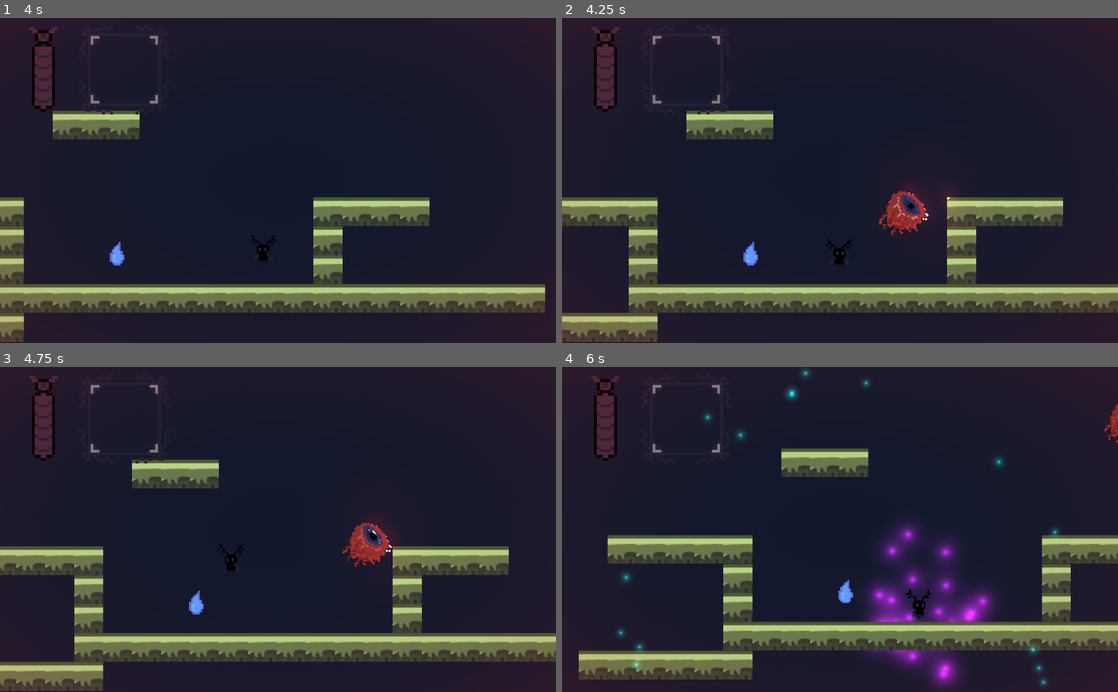
Above: before the commit, frames 1-4 (two rows, left to right).
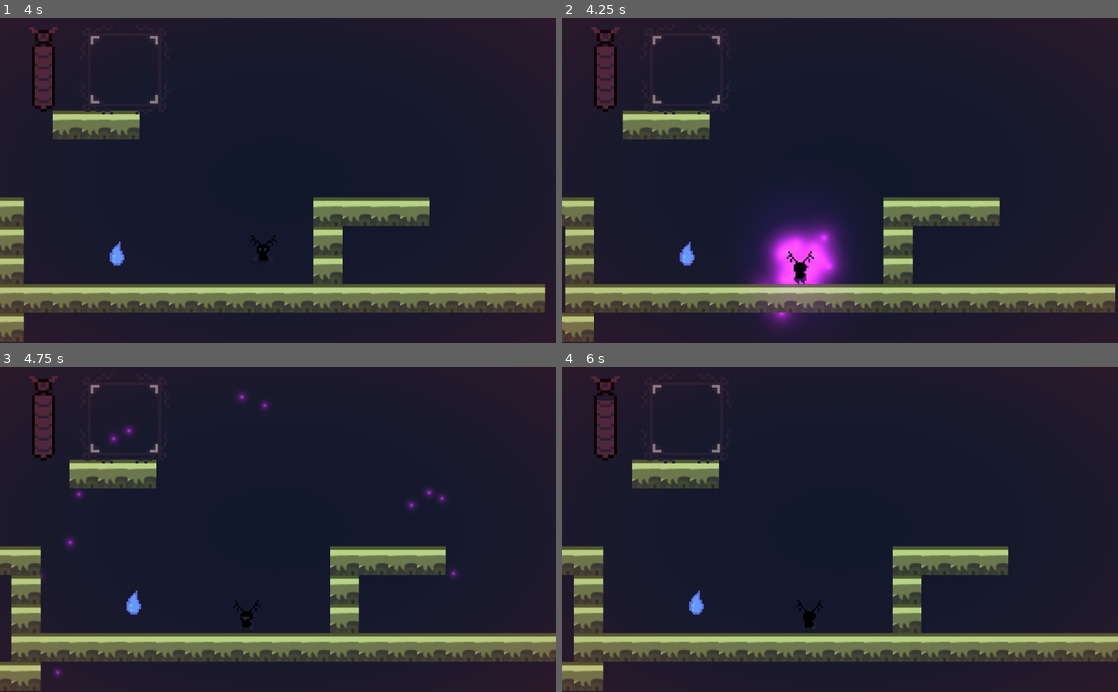
Above: after the commit, the same moments.

Repository: RPI-GameJamTeam/GodotProject
Game: Godot game, scene res://Scenes/MainScene.tscn
Same seed, same stepped clock (60 frames per second), same inputs: the game is played once before the commit and once after it.
Inputs:
- Up to frame 1 (4 s): hold D (right) 0.53-1.28 s; tap Shift (dash) every 0.75 s from 0.6 to 3.6 s; tap Space (jump) at 0.77, 1.52, 3.02, 3.77 s; hold S (down) 1.28-2.03 s; hold D (right) 2.03-2.78 s; hold W (up) 2.78-3.53 s; hold A (left) from 3.53 s (still down)
- Up to frame 2 (4.25 s): keep holding A (left); tap R (restart) at 4.15 s
- Up to frame 3 (4.75 s): keep holding A (left); tap Shift (dash) at 4.35 s; tap Space (jump) at 4.52 s
- Up to frame 4 (6 s): release A (left) at 5.03 s; hold S (down) 5.03-5.78 s; tap Shift (dash) at 5.1, 5.85 s; hold D (right) from 5.78 s (still down)

Frame 1 is identical in both runs. In frame 2, 17% of the frame differs, in the area x 0-100%, y 7-100%; in frame 3, 13%; in frame 4, 29%, in the area x 0-100%, y 0-100%.

Commit message:
Integrate death animation

Diff:
--- a/Game Jam/Scenes/Player.tscn
+++ b/Game Jam/Scenes/Player.tscn
@@ -85,7 +85,8 @@
 texture = ExtResource( 4 )
 
 [node name="AnimatedSprite" parent="." instance=ExtResource( 1 )]
-frame = 2
+animation = "death"
+frame = 0
 
 [node name="StateMachine" type="Node2D" parent="."]
 script = ExtResource( 5 )
--- a/Game Jam/Scripts/HUD.gd
+++ b/Game Jam/Scripts/HUD.gd
@@ -34,7 +34,6 @@
 	yield(t, "timeout")
 	t.queue_free()
 	decreaseHP(health_reduction)
-	print(health)
 	healthDecay()
 
 func onElementChanged(value):
--- a/Game Jam/Scripts/temp_player.gd
+++ b/Game Jam/Scripts/temp_player.gd
@@ -14,6 +14,7 @@
 
 var input = Vector2()
 var spawnPos = Vector2()
+var dead = false
 
 func _ready():
 	spawnPos = position
@@ -55,7 +56,6 @@
 
 func set_state(s):
 	state = s
-	print(state)
 
 	emit_signal("ElementTransition", s)
 
@@ -78,6 +78,9 @@
 			get_node("StateMachine/Earth").is_active = true
 
 func get_input():
+	if dead:
+		return null
+
 	if state != ElementState.FIRE:
 		input = Vector2()
 
@@ -94,4 +97,15 @@
 		input = input.normalized()
 
 func die():
+	if dead:
+		return null
+	dead = true
+	set_state(0)
+	get_node("StateMachine/Particle").is_active = false
+	input = Vector2(0, 0)
+	$AnimatedSprite.connect("finished", self, "resetGame")
+	$AnimatedSprite.play("death")
+	$Particles2D.restart()
+
+func resetGame():
 	get_tree().reload_current_scene()
--- a/Game Jam/TEMP/PlayerAnim.tscn
+++ b/Game Jam/TEMP/PlayerAnim.tscn
@@ -1,101 +1,286 @@
-[gd_scene load_steps=20 format=2]
+[gd_scene load_steps=63 format=2]
 
 [ext_resource path="res://Asset/Character-Sheet.png" type="Texture" id=1]
+[ext_resource path="res://Asset/DifferenteForm/water_form.png" type="Texture" id=2]
+[ext_resource path="res://Asset/DifferenteForm/earth_form.png" type="Texture" id=3]
+[ext_resource path="res://Asset/DifferenteForm/fire_form.png" type="Texture" id=4]
+[ext_resource path="res://Asset/DifferenteForm/air_form-Sheet.png" type="Texture" id=5]
 
 [sub_resource type="AtlasTexture" id=1]
 atlas = ExtResource( 1 )
+region = Rect2( 0, 0, 32, 32 )
+
+[sub_resource type="AtlasTexture" id=2]
+atlas = ExtResource( 1 )
+region = Rect2( 32, 0, 32, 32 )
+
+[sub_resource type="AtlasTexture" id=3]
+atlas = ExtResource( 1 )
+region = Rect2( 64, 0, 32, 32 )
+
+[sub_resource type="AtlasTexture" id=4]
+atlas = ExtResource( 1 )
+region = Rect2( 96, 0, 32, 32 )
+
+[sub_resource type="AtlasTexture" id=5]
+atlas = ExtResource( 1 )
+region = Rect2( 128, 0, 32, 32 )
+
+[sub_resource type="AtlasTexture" id=50]
+atlas = ExtResource( 1 )
+region = Rect2( 64, 96, 32, 32 )
+
+[sub_resource type="AtlasTexture" id=51]
+atlas = ExtResource( 1 )
+region = Rect2( 96, 96, 32, 32 )
+
+[sub_resource type="AtlasTexture" id=52]
+atlas = ExtResource( 1 )
+region = Rect2( 128, 96, 32, 32 )
+
+[sub_resource type="AtlasTexture" id=53]
+atlas = ExtResource( 1 )
+region = Rect2( 0, 128, 32, 32 )
+
+[sub_resource type="AtlasTexture" id=54]
+atlas = ExtResource( 1 )
+region = Rect2( 32, 128, 32, 32 )
+
+[sub_resource type="AtlasTexture" id=55]
+atlas = ExtResource( 1 )
+region = Rect2( 64, 128, 32, 32 )
+
+[sub_resource type="AtlasTexture" id=56]
+atlas = ExtResource( 1 )
+region = Rect2( 96, 128, 32, 32 )
+
+[sub_resource type="AtlasTexture" id=57]
+atlas = ExtResource( 1 )
+region = Rect2( 128, 128, 32, 32 )
+
+[sub_resource type="AtlasTexture" id=38]
+atlas = ExtResource( 5 )
+region = Rect2( 0, 0, 32, 32 )
+
+[sub_resource type="AtlasTexture" id=39]
+atlas = ExtResource( 5 )
+region = Rect2( 32, 0, 32, 32 )
+
+[sub_resource type="AtlasTexture" id=40]
+atlas = ExtResource( 5 )
+region = Rect2( 64, 0, 32, 32 )
+
+[sub_resource type="AtlasTexture" id=41]
+atlas = ExtResource( 5 )
+region = Rect2( 96, 0, 32, 32 )
+
+[sub_resource type="AtlasTexture" id=42]
+atlas = ExtResource( 5 )
+region = Rect2( 0, 32, 32, 32 )
+
+[sub_resource type="AtlasTexture" id=43]
+atlas = ExtResource( 5 )
+region = Rect2( 32, 32, 32, 32 )
+
+[sub_resource type="AtlasTexture" id=44]
+atlas = ExtResource( 5 )
+region = Rect2( 64, 32, 32, 32 )
+
+[sub_resource type="AtlasTexture" id=45]
+atlas = ExtResource( 5 )
+region = Rect2( 96, 32, 32, 32 )
+
+[sub_resource type="AtlasTexture" id=46]
+atlas = ExtResource( 5 )
+region = Rect2( 0, 64, 32, 32 )
+
+[sub_resource type="AtlasTexture" id=47]
+atlas = ExtResource( 5 )
 region = Rect2( 32, 64, 32, 32 )
 
-[sub_resource type="AtlasTexture" id=2]
-atlas = ExtResource( 1 )
+[sub_resource type="AtlasTexture" id=48]
+atlas = ExtResource( 5 )
 region = Rect2( 64, 64, 32, 32 )
 
-[sub_resource type="AtlasTexture" id=3]
-atlas = ExtResource( 1 )
+[sub_resource type="AtlasTexture" id=49]
+atlas = ExtResource( 5 )
 region = Rect2( 96, 64, 32, 32 )
 
-[sub_resource type="AtlasTexture" id=4]
-atlas = ExtResource( 1 )
-region = Rect2( 0, 32, 32, 32 )
-
-[sub_resource type="AtlasTexture" id=5]
-atlas = ExtResource( 1 )
-region = Rect2( 32, 32, 32, 32 )
+[sub_resource type="AtlasTexture" id=21]
+atlas = ExtResource( 3 )
+region = Rect2( 0, 0, 32, 32 )
+
+[sub_resource type="AtlasTexture" id=22]
+atlas = ExtResource( 3 )
+region = Rect2( 32, 0, 32, 32 )
+
+[sub_resource type="AtlasTexture" id=23]
+atlas = ExtResource( 3 )
+region = Rect2( 64, 0, 32, 32 )
+
+[sub_resource type="AtlasTexture" id=24]
+atlas = ExtResource( 3 )
+region = Rect2( 0, 32, 32, 32 )
+
+[sub_resource type="AtlasTexture" id=25]
+atlas = ExtResource( 3 )
+region = Rect2( 32, 32, 32, 32 )
+
+[sub_resource type="AtlasTexture" id=26]
+atlas = ExtResource( 3 )
+region = Rect2( 64, 32, 32, 32 )
+
+[sub_resource type="AtlasTexture" id=27]
+atlas = ExtResource( 3 )
+region = Rect2( 0, 64, 32, 32 )
+
+[sub_resource type="AtlasTexture" id=28]
+atlas = ExtResource( 4 )
+region = Rect2( 0, 0, 32, 32 )
+
+[sub_resource type="AtlasTexture" id=29]
+atlas = ExtResource( 4 )
+region = Rect2( 32, 0, 32, 32 )
+
+[sub_resource type="AtlasTexture" id=30]
+atlas = ExtResource( 4 )
+region = Rect2( 64, 0, 32, 32 )
+
+[sub_resource type="AtlasTexture" id=31]
+atlas = ExtResource( 4 )
+region = Rect2( 96, 0, 32, 32 )
+
+[sub_resource type="AtlasTexture" id=32]
+atlas = ExtResource( 4 )
+region = Rect2( 0, 32, 32, 32 )
+
+[sub_resource type="AtlasTexture" id=33]
+atlas = ExtResource( 4 )
+region = Rect2( 32, 32, 32, 32 )
+
+[sub_resource type="AtlasTexture" id=34]
+atlas = ExtResource( 4 )
+region = Rect2( 64, 32, 32, 32 )
+
+[sub_resource type="AtlasTexture" id=35]
+atlas = ExtResource( 4 )
+region = Rect2( 96, 32, 32, 32 )
+
+[sub_resource type="AtlasTexture" id=36]
+atlas = ExtResource( 4 )
+region = Rect2( 0, 64, 32, 32 )
+
+[sub_resource type="AtlasTexture" id=37]
+atlas = ExtResource( 4 )
+region = Rect2( 32, 64, 32, 32 )
 
 [sub_resource type="AtlasTexture" id=6]
 atlas = ExtResource( 1 )
-region = Rect2( 64, 32, 32, 32 )
+region = Rect2( 32, 64, 32, 32 )
 
 [sub_resource type="AtlasTexture" id=7]
 atlas = ExtResource( 1 )
+region = Rect2( 64, 64, 32, 32 )
+
+[sub_resource type="AtlasTexture" id=8]
+atlas = ExtResource( 1 )
+region = Rect2( 96, 64, 32, 32 )
+
+[sub_resource type="AtlasTexture" id=9]
+atlas = ExtResource( 1 )
+region = Rect2( 128, 64, 32, 32 )
+
+[sub_resource type="AtlasTexture" id=10]
+atlas = ExtResource( 1 )
+region = Rect2( 0, 96, 32, 32 )
+
+[sub_resource type="AtlasTexture" id=11]
+atlas = ExtResource( 1 )
+region = Rect2( 32, 96, 32, 32 )
+
+[sub_resource type="AtlasTexture" id=12]
+atlas = ExtResource( 1 )
+region = Rect2( 0, 32, 32, 32 )
+
+[sub_resource type="AtlasTexture" id=13]
+atlas = ExtResource( 1 )
+region = Rect2( 32, 32, 32, 32 )
+
+[sub_resource type="AtlasTexture" id=14]
+atlas = ExtResource( 1 )
+region = Rect2( 64, 32, 32, 32 )
+
+[sub_resource type="AtlasTexture" id=15]
+atlas = ExtResource( 1 )
 region = Rect2( 96, 32, 32, 32 )
 
-[sub_resource type="AtlasTexture" id=8]
+[sub_resource type="AtlasTexture" id=16]
 atlas = ExtResource( 1 )
 region = Rect2( 128, 32, 32, 32 )
 
-[sub_resource type="AtlasTexture" id=9]
-atlas = ExtResource( 1 )
-region = Rect2( 0, 64, 32, 32 )
-
-[sub_resource type="AtlasTexture" id=10]
-atlas = ExtResource( 1 )
-region = Rect2( 128, 64, 32, 32 )
-
-[sub_resource type="AtlasTexture" id=11]
-atlas = ExtResource( 1 )
-region = Rect2( 0, 96, 32, 32 )
-
-[sub_resource type="AtlasTexture" id=12]
-atlas = ExtResource( 1 )
-region = Rect2( 32, 96, 32, 32 )
-
-[sub_resource type="AtlasTexture" id=13]
-atlas = ExtResource( 1 )
-region = Rect2( 0, 0, 32, 32 )
-
-[sub_resource type="AtlasTexture" id=14]
-atlas = ExtResource( 1 )
-region = Rect2( 32, 0, 32, 32 )
-
-[sub_resource type="AtlasTexture" id=15]
-atlas = ExtResource( 1 )
-region = Rect2( 64, 0, 32, 32 )
-
-[sub_resource type="AtlasTexture" id=16]
-atlas = ExtResource( 1 )
-region = Rect2( 96, 0, 32, 32 )
-
 [sub_resource type="AtlasTexture" id=17]
 atlas = ExtResource( 1 )
-region = Rect2( 128, 0, 32, 32 )
-
-[sub_resource type="SpriteFrames" id=18]
+region = Rect2( 0, 64, 32, 32 )
+
+[sub_resource type="AtlasTexture" id=18]
+atlas = ExtResource( 2 )
+region = Rect2( 0, 0, 32, 32 )
+
+[sub_resource type="AtlasTexture" id=19]
+atlas = ExtResource( 2 )
+region = Rect2( 32, 0, 32, 32 )
+
+[sub_resource type="SpriteFrames" id=20]
 animations = [ {
-"frames": [ SubResource( 1 ), SubResource( 2 ), SubResource( 3 ) ],
+"frames": [ SubResource( 1 ), SubResource( 2 ), SubResource( 3 ), SubResource( 4 ), SubResource( 5 ) ],
+"loop": true,
+"name": "idle",
+"speed": 5.0
+}, {
+"frames": [ SubResource( 50 ), SubResource( 51 ), SubResource( 52 ), SubResource( 53 ), SubResource( 54 ), SubResource( 55 ), SubResource( 56 ), SubResource( 57 ) ],
+"loop": true,
+"name": "death",
+"speed": 5.0
+}, {
+"frames": [ SubResource( 38 ), SubResource( 39 ), SubResource( 40 ), SubResource( 41 ), SubResource( 42 ), SubResource( 43 ), SubResource( 44 ), SubResource( 45 ), SubResource( 46 ), SubResource( 47 ), SubResource( 48 ), SubResource( 49 ) ],
+"loop": true,
+"name": "airIdle",
+"speed": 5.0
+}, {
+"frames": [ SubResource( 21 ), SubResource( 22 ), SubResource( 23 ), SubResource( 24 ), SubResource( 25 ), SubResource( 26 ), SubResource( 27 ) ],
+"loop": true,
+"name": "earthIdle",
+"speed": 5.0
+}, {
+"frames": [ SubResource( 28 ), SubResource( 29 ), SubResource( 30 ), SubResource( 31 ), SubResource( 32 ), SubResource( 33 ), SubResource( 34 ), SubResource( 35 ), SubResource( 36 ), SubResource( 37 ) ],
+"loop": true,
+"name": "fireIdle",
+"speed": 5.0
+}, {
+"frames": [ SubResource( 6 ), SubResource( 7 ), SubResource( 8 ) ],
 "loop": true,
 "name": "jump",
 "speed": 5.0
 }, {
-"frames": [ SubResource( 4 ), SubResource( 5 ), SubResource( 6 ), SubResource( 7 ), SubResource( 8 ), SubResource( 9 ) ],
+"frames": [ SubResource( 9 ), SubResource( 10 ), SubResource( 11 ) ],
+"loop": true,
+"name": "fall",
+"speed": 5.0
+}, {
+"frames": [ SubResource( 12 ), SubResource( 13 ), SubResource( 14 ), SubResource( 15 ), SubResource( 16 ), SubResource( 17 ) ],
 "loop": true,
 "name": "run",
 "speed": 10.0
 }, {
-"frames": [ SubResource( 10 ), SubResource( 11 ), SubResource( 12 ) ],
-"loop": true,
-"name": "fall",
-"speed": 5.0
-}, {
-"frames": [ SubResource( 13 ), SubResource( 14 ), SubResource( 15 ), SubResource( 16 ), SubResource( 17 ) ],
-"loop": true,
-"name": "idle",
+"frames": [ SubResource( 18 ), SubResource( 19 ) ],
+"loop": true,
+"name": "waterIdle",
 "speed": 5.0
 } ]
 
 [node name="AnimatedSprite" type="AnimatedSprite"]
 position = Vector2( -1.02368, 0.393724 )
-frames = SubResource( 18 )
-animation = "run"
+frames = SubResource( 20 )
+animation = "idle"
 frame = 1
 playing = true
